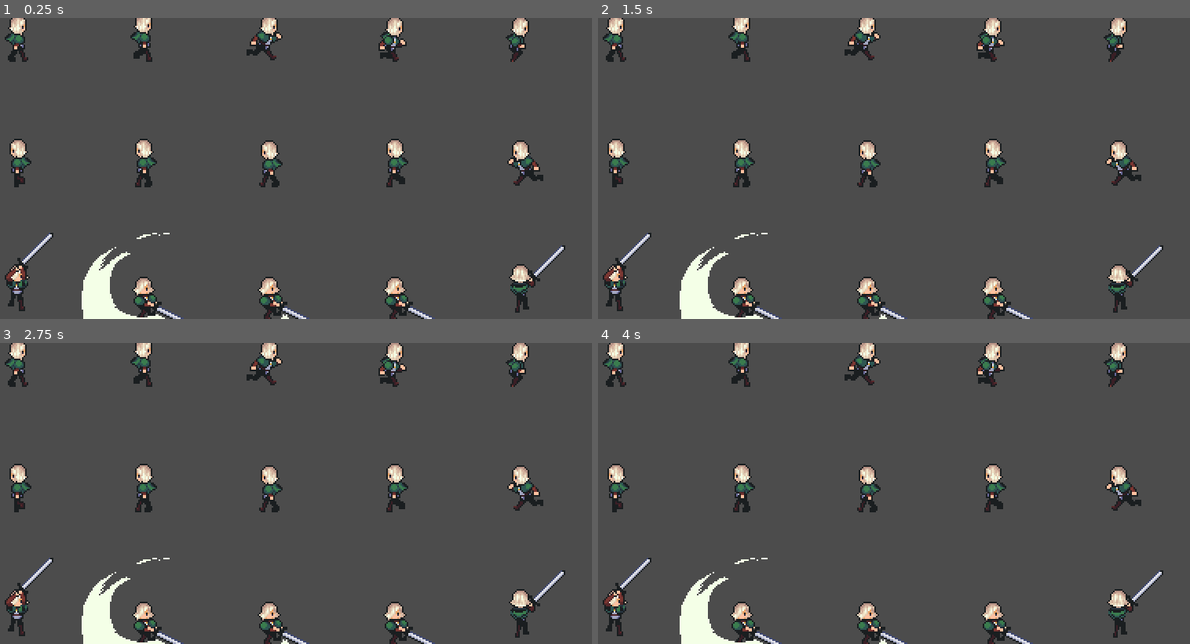
Above: before the commit, frames 1-4 (two rows, left to right).
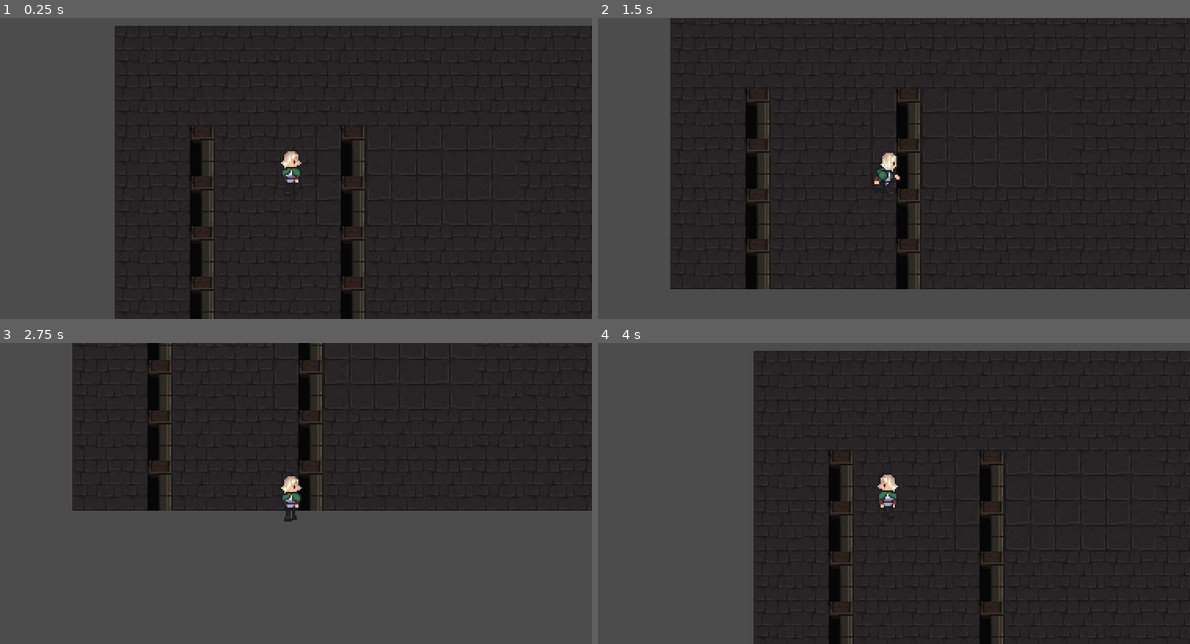
Above: after the commit, the same moments.

Repository: Danielfp1/ShadowMaze
Game: Godot game, scene res://scenes/Level1.tscn
Two runs of this game, one before a commit and one after it. Both use one fixed random seed, a clock stepped at 60 frames per second and the inputs below. Before the commit the project starts from res://Player.tscn.
Inputs:
- Up to frame 1 (0.25 s): no input
- Up to frame 2 (1.5 s): tap Enter at 0.5 s; hold Right (ui_right) 0.53-1.28 s; hold Down (ui_down) from 1.28 s (still down)
- Up to frame 3 (2.75 s): release Down (ui_down) at 2.03 s; hold Right (ui_right) from 2.03 s (still down)
- Up to frame 4 (4 s): tap Space at 2.75 s; release Right (ui_right) at 2.78 s; hold Up (ui_up) 2.78-3.53 s; hold Left (ui_left) from 3.53 s (still down)

The runs differ from the first frame. In frame 1, 78% of the frame differs, in the area x 0-100%, y 0-100%; in frame 2, 80%; in frame 3, 52%; in frame 4, 73%.

Commit message:
Adicionar protótipo do level 1

Diff:
--- a/project.godot
+++ b/project.godot
@@ -11,7 +11,7 @@
 [application]
 
 config/name="ShadowMaze"
-run/main_scene="res://Player.tscn"
+run/main_scene="res://scenes/Level1.tscn"
 config/icon="res://icon.png"
 
 [display]
--- /dev/null
+++ b/scenes/Level1.tscn
@@ -0,0 +1,288 @@
+[gd_scene load_steps=33 format=2]
+
+[ext_resource path="res://scenes/BaseTerrain_Level1.tscn" type="PackedScene" id=1]
+[ext_resource path="res://scenes/Player.tscn" type="PackedScene" id=2]
+[ext_resource path="res://scenes/Walls1_Level1.tscn" type="PackedScene" id=3]
+[ext_resource path="res://assets/Catacombs/mainlevbuild.png" type="Texture" id=4]
+
+[sub_resource type="ConvexPolygonShape2D" id=1]
+points = PoolVector2Array( 0, 0, 32, 0, 32, 32, 0, 32 )
+
+[sub_resource type="ConvexPolygonShape2D" id=3]
+points = PoolVector2Array( 0, 0, 32, 0, 32, 32, 0, 32 )
+
+[sub_resource type="ConvexPolygonShape2D" id=4]
+points = PoolVector2Array( 0, 0, 32, 0, 32, 32, 0, 32 )
+
+[sub_resource type="ConvexPolygonShape2D" id=6]
+points = PoolVector2Array( 0, 0, 32, 0, 32, 32, 0, 32 )
+
+[sub_resource type="ConvexPolygonShape2D" id=7]
+points = PoolVector2Array( 0, 0, 32, 0, 32, 32, 0, 32 )
+
+[sub_resource type="ConvexPolygonShape2D" id=8]
+points = PoolVector2Array( 0, 0, 32, 0, 32, 32, 0, 32 )
+
+[sub_resource type="ConvexPolygonShape2D" id=9]
+points = PoolVector2Array( 0, 0, 32, 0, 32, 32, 0, 32 )
+
+[sub_resource type="ConvexPolygonShape2D" id=10]
+points = PoolVector2Array( 0, 0, 32, 0, 32, 32, 0, 32 )
+
+[sub_resource type="ConvexPolygonShape2D" id=11]
+points = PoolVector2Array( 0, 0, 32, 0, 32, 32, 0, 32 )
+
+[sub_resource type="ConvexPolygonShape2D" id=12]
+points = PoolVector2Array( 0, 0, 32, 0, 32, 32, 0, 32 )
+
+[sub_resource type="ConvexPolygonShape2D" id=13]
+points = PoolVector2Array( 0, 0, 32, 0, 32, 32, 0, 32 )
+
+[sub_resource type="ConvexPolygonShape2D" id=14]
+points = PoolVector2Array( 0, 0, 32, 0, 32, 32, 0, 32 )
+
+[sub_resource type="ConvexPolygonShape2D" id=15]
+points = PoolVector2Array( 0, 0, 32, 0, 32, 32, 0, 32 )
+
+[sub_resource type="ConvexPolygonShape2D" id=16]
+points = PoolVector2Array( 0, 0, 32, 0, 32, 32, 0, 32 )
+
+[sub_resource type="ConvexPolygonShape2D" id=17]
+points = PoolVector2Array( 0, 0, 32, 0, 32, 32, 0, 32 )
+
+[sub_resource type="ConvexPolygonShape2D" id=18]
+points = PoolVector2Array( 0, 0, 32, 0, 32, 32, 0, 32 )
+
+[sub_resource type="ConvexPolygonShape2D" id=19]
+points = PoolVector2Array( 0, 0, 32, 0, 32, 32, 0, 32 )
+
+[sub_resource type="ConvexPolygonShape2D" id=20]
+points = PoolVector2Array( 0, 0, 32, 0, 32, 32, 0, 32 )
+
+[sub_resource type="ConvexPolygonShape2D" id=21]
+points = PoolVector2Array( 0, 0, 32, 0, 32, 32, 0, 32 )
+
+[sub_resource type="ConvexPolygonShape2D" id=22]
+points = PoolVector2Array( 0, 0, 32, 0, 32, 32, 0, 32 )
+
+[sub_resource type="ConvexPolygonShape2D" id=23]
+points = PoolVector2Array( 0, 0, 32, 0, 32, 32, 0, 32 )
+
+[sub_resource type="ConvexPolygonShape2D" id=24]
+points = PoolVector2Array( 0, 0, 32, 0, 32, 32, 0, 32 )
+
+[sub_resource type="ConvexPolygonShape2D" id=25]
+points = PoolVector2Array( 0, 0, 32, 0, 32, 32, 0, 32 )
+
+[sub_resource type="ConvexPolygonShape2D" id=26]
+points = PoolVector2Array( 0, 0, 32, 0, 32, 32, 0, 32 )
+
+[sub_resource type="ConvexPolygonShape2D" id=27]
+points = PoolVector2Array( 0, 0, 32, 0, 32, 32, 0, 32 )
+
+[sub_resource type="ConvexPolygonShape2D" id=28]
+points = PoolVector2Array( 0, 0, 32, 0, 32, 32, 0, 32 )
+
+[sub_resource type="ConvexPolygonShape2D" id=29]
+points = PoolVector2Array( 0, 0, 32, 0, 32, 32, 0, 32 )
+
+[sub_resource type="TileSet" id=30]
+resource_local_to_scene = true
+0/name = "mainlevbuild.png 0"
+0/texture = ExtResource( 4 )
+0/tex_offset = Vector2( 0, 0 )
+0/modulate = Color( 1, 1, 1, 1 )
+0/region = Rect2( 288, 32, 192, 160 )
+0/tile_mode = 1
+0/autotile/bitmask_mode = 1
+0/autotile/bitmask_flags = [ Vector2( 0, 0 ), 288, Vector2( 0, 1 ), 292, Vector2( 0, 2 ), 292, Vector2( 0, 3 ), 292, Vector2( 0, 4 ), 36, Vector2( 2, 0 ), 288, Vector2( 2, 1 ), 292, Vector2( 2, 2 ), 292, Vector2( 2, 3 ), 292, Vector2( 2, 4 ), 36, Vector2( 3, 0 ), 292, Vector2( 3, 1 ), 292, Vector2( 3, 2 ), 260, Vector2( 3, 3 ), 292, Vector2( 3, 4 ), 292, Vector2( 4, 2 ), 256, Vector2( 4, 3 ), 292, Vector2( 4, 4 ), 36, Vector2( 5, 0 ), 292, Vector2( 5, 1 ), 292, Vector2( 5, 2 ), 260, Vector2( 5, 3 ), 292, Vector2( 5, 4 ), 292 ]
+0/autotile/icon_coordinate = Vector2( 0, 0 )
+0/autotile/tile_size = Vector2( 32, 32 )
+0/autotile/spacing = 0
+0/autotile/occluder_map = [  ]
+0/autotile/navpoly_map = [  ]
+0/autotile/priority_map = [  ]
+0/autotile/z_index_map = [  ]
+0/occluder_offset = Vector2( 0, 0 )
+0/navigation_offset = Vector2( 0, 0 )
+0/shape_offset = Vector2( 0, 0 )
+0/shape_transform = Transform2D( 1, 0, 0, 1, 0, 0 )
+0/shape = SubResource( 1 )
+0/shape_one_way = false
+0/shape_one_way_margin = 1.0
+0/shapes = [ {
+"autotile_coord": Vector2( 0, 0 ),
+"one_way": false,
+"one_way_margin": 1.0,
+"shape": SubResource( 1 ),
+"shape_transform": Transform2D( 1, 0, 0, 1, 0, 0 )
+}, {
+"autotile_coord": Vector2( 2, 0 ),
+"one_way": false,
+"one_way_margin": 1.0,
+"shape": SubResource( 3 ),
+"shape_transform": Transform2D( 1, 0, 0, 1, 0, 0 )
+}, {
+"autotile_coord": Vector2( 3, 0 ),
+"one_way": false,
+"one_way_margin": 1.0,
+"shape": SubResource( 4 ),
+"shape_transform": Transform2D( 1, 0, 0, 1, 0, 0 )
+}, {
+"autotile_coord": Vector2( 5, 0 ),
+"one_way": false,
+"one_way_margin": 1.0,
+"shape": SubResource( 6 ),
+"shape_transform": Transform2D( 1, 0, 0, 1, 0, 0 )
+}, {
+"autotile_coord": Vector2( 0, 1 ),
+"one_way": false,
+"one_way_margin": 1.0,
+"shape": SubResource( 7 ),
+"shape_transform": Transform2D( 1, 0, 0, 1, 0, 0 )
+}, {
+"autotile_coord": Vector2( 0, 2 ),
+"one_way": false,
+"one_way_margin": 1.0,
+"shape": SubResource( 8 ),
+"shape_transform": Transform2D( 1, 0, 0, 1, 0, 0 )
+}, {
+"autotile_coord": Vector2( 0, 3 ),
+"one_way": false,
+"one_way_margin": 1.0,
+"shape": SubResource( 9 ),
+"shape_transform": Transform2D( 1, 0, 0, 1, 0, 0 )
+}, {
+"autotile_coord": Vector2( 0, 4 ),
+"one_way": false,
+"one_way_margin": 1.0,
+"shape": SubResource( 10 ),
+"shape_transform": Transform2D( 1, 0, 0, 1, 0, 0 )
+}, {
+"autotile_coord": Vector2( 0, 5 ),
+"one_way": false,
+"one_way_margin": 1.0,
+"shape": SubResource( 11 ),
+"shape_transform": Transform2D( 1, 0, 0, 1, 0, 0 )
+}, {
+"autotile_coord": Vector2( 2, 1 ),
+"one_way": false,
+"one_way_margin": 1.0,
+"shape": SubResource( 12 ),
+"shape_transform": Transform2D( 1, 0, 0, 1, 0, 0 )
+}, {
+"autotile_coord": Vector2( 2, 2 ),
+"one_way": false,
+"one_way_margin": 1.0,
+"shape": SubResource( 13 ),
+"shape_transform": Transform2D( 1, 0, 0, 1, 0, 0 )
+}, {
+"autotile_coord": Vector2( 2, 3 ),
+"one_way": false,
+"one_way_margin": 1.0,
+"shape": SubResource( 14 ),
+"shape_transform": Transform2D( 1, 0, 0, 1, 0, 0 )
+}, {
+"autotile_coord": Vector2( 2, 4 ),
+"one_way": false,
+"one_way_margin": 1.0,
+"shape": SubResource( 15 ),
+"shape_transform": Transform2D( 1, 0, 0, 1, 0, 0 )
+}, {
+"autotile_coord": Vector2( 2, 5 ),
+"one_way": false,
+"one_way_margin": 1.0,
+"shape": SubResource( 16 ),
+"shape_transform": Transform2D( 1, 0, 0, 1, 0, 0 )
+}, {
+"autotile_coord": Vector2( 3, 5 ),
+"one_way": false,
+"one_way_margin": 1.0,
+"shape": SubResource( 17 ),
+"shape_transform": Transform2D( 1, 0, 0, 1, 0, 0 )
+}, {
+"autotile_coord": Vector2( 3, 4 ),
+"one_way": false,
+"one_way_margin": 1.0,
+"shape": SubResource( 18 ),
+"shape_transform": Transform2D( 1, 0, 0, 1, 0, 0 )
+}, {
+"autotile_coord": Vector2( 3, 3 ),
+"one_way": false,
+"one_way_margin": 1.0,
+"shape": SubResource( 19 ),
+"shape_transform": Transform2D( 1, 0, 0, 1, 0, 0 )
+}, {
+"autotile_coord": Vector2( 3, 2 ),
+"one_way": false,
+"one_way_margin": 1.0,
+"shape": SubResource( 20 ),
+"shape_transform": Transform2D( 1, 0, 0, 1, 0, 0 )
+}, {
+"autotile_coord": Vector2( 3, 1 ),
+"one_way": false,
+"one_way_margin": 1.0,
+"shape": SubResource( 21 ),
+"shape_transform": Transform2D( 1, 0, 0, 1, 0, 0 )
+}, {
+"autotile_coord": Vector2( 5, 1 ),
+"one_way": false,
+"one_way_margin": 1.0,
+"shape": SubResource( 22 ),
+"shape_transform": Transform2D( 1, 0, 0, 1, 0, 0 )
+}, {
+"autotile_coord": Vector2( 5, 2 ),
+"one_way": false,
+"one_way_margin": 1.0,
+"shape": SubResource( 23 ),
+"shape_transform": Transform2D( 1, 0, 0, 1, 0, 0 )
+}, {
+"autotile_coord": Vector2( 5, 3 ),
+"one_way": false,
+"one_way_margin": 1.0,
+"shape": SubResource( 24 ),
+"shape_transform": Transform2D( 1, 0, 0, 1, 0, 0 )
+}, {
+"autotile_coord": Vector2( 5, 4 ),
+"one_way": false,
+"one_way_margin": 1.0,
+"shape": SubResource( 25 ),
+"shape_transform": Transform2D( 1, 0, 0, 1, 0, 0 )
+}, {
+"autotile_coord": Vector2( 5, 5 ),
+"one_way": false,
+"one_way_margin": 1.0,
+"shape": SubResource( 26 ),
+"shape_transform": Transform2D( 1, 0, 0, 1, 0, 0 )
+}, {
+"autotile_coord": Vector2( 4, 5 ),
+"one_way": false,
+"one_way_margin": 1.0,
+"shape": SubResource( 27 ),
+"shape_transform": Transform2D( 1, 0, 0, 1, 0, 0 )
+}, {
+"autotile_coord": Vector2( 4, 4 ),
+"one_way": false,
+"one_way_margin": 1.0,
+"shape": SubResource( 28 ),
+"shape_transform": Transform2D( 1, 0, 0, 1, 0, 0 )
+}, {
+"autotile_coord": Vector2( 4, 3 ),
+"one_way": false,
+"one_way_margin": 1.0,
+"shape": SubResource( 29 ),
+"shape_transform": Transform2D( 1, 0, 0, 1, 0, 0 )
+} ]
+0/z_index = 0
+
+[node name="Level1" type="Node2D"]
+
+[node name="Terrain" type="Node2D" parent="."]
+
+[node name="BaseTerrain_Lv1" parent="Terrain" instance=ExtResource( 1 )]
+
+[node name="Walls_Level1" parent="Terrain" instance=ExtResource( 3 )]
+tile_set = SubResource( 30 )
+tile_data = PoolIntArray( 131073, 0, 0, 131076, 0, 0, 196609, 0, 0, 196612, 0, 0, 262145, 0, 0, 262148, 0, 0, 327681, 0, 0, 327684, 0, 0 )
+
+[node name="Player" parent="." instance=ExtResource( 2 )]
--- a/scenes/Player.tscn
+++ b/scenes/Player.tscn
@@ -108,3 +108,7 @@
 visible = false
 position = Vector2( 95.5, 82 )
 shape = SubResource( 6 )
+
+[node name="Camera2D" type="Camera2D" parent="."]
+position = Vector2( 112, 91 )
+current = true
--- /dev/null
+++ b/scenes/Walls1_Level1.tscn
@@ -0,0 +1,278 @@
+[gd_scene load_steps=30 format=2]
+
+[ext_resource path="res://assets/Catacombs/mainlevbuild.png" type="Texture" id=1]
+
+[sub_resource type="ConvexPolygonShape2D" id=1]
+points = PoolVector2Array( 0, 0, 32, 0, 32, 32, 0, 32 )
+
+[sub_resource type="ConvexPolygonShape2D" id=3]
+points = PoolVector2Array( 0, 0, 32, 0, 32, 32, 0, 32 )
+
+[sub_resource type="ConvexPolygonShape2D" id=4]
+points = PoolVector2Array( 0, 0, 32, 0, 32, 32, 0, 32 )
+
+[sub_resource type="ConvexPolygonShape2D" id=6]
+points = PoolVector2Array( 0, 0, 32, 0, 32, 32, 0, 32 )
+
+[sub_resource type="ConvexPolygonShape2D" id=7]
+points = PoolVector2Array( 0, 0, 32, 0, 32, 32, 0, 32 )
+
+[sub_resource type="ConvexPolygonShape2D" id=8]
+points = PoolVector2Array( 0, 0, 32, 0, 32, 32, 0, 32 )
+
+[sub_resource type="ConvexPolygonShape2D" id=9]
+points = PoolVector2Array( 0, 0, 32, 0, 32, 32, 0, 32 )
+
+[sub_resource type="ConvexPolygonShape2D" id=10]
+points = PoolVector2Array( 0, 0, 32, 0, 32, 32, 0, 32 )
+
+[sub_resource type="ConvexPolygonShape2D" id=11]
+points = PoolVector2Array( 0, 0, 32, 0, 32, 32, 0, 32 )
+
+[sub_resource type="ConvexPolygonShape2D" id=12]
+points = PoolVector2Array( 0, 0, 32, 0, 32, 32, 0, 32 )
+
+[sub_resource type="ConvexPolygonShape2D" id=13]
+points = PoolVector2Array( 0, 0, 32, 0, 32, 32, 0, 32 )
+
+[sub_resource type="ConvexPolygonShape2D" id=14]
+points = PoolVector2Array( 0, 0, 32, 0, 32, 32, 0, 32 )
+
+[sub_resource type="ConvexPolygonShape2D" id=15]
+points = PoolVector2Array( 0, 0, 32, 0, 32, 32, 0, 32 )
+
+[sub_resource type="ConvexPolygonShape2D" id=16]
+points = PoolVector2Array( 0, 0, 32, 0, 32, 32, 0, 32 )
+
+[sub_resource type="ConvexPolygonShape2D" id=17]
+points = PoolVector2Array( 0, 0, 32, 0, 32, 32, 0, 32 )
+
+[sub_resource type="ConvexPolygonShape2D" id=18]
+points = PoolVector2Array( 0, 0, 32, 0, 32, 32, 0, 32 )
+
+[sub_resource type="ConvexPolygonShape2D" id=19]
+points = PoolVector2Array( 0, 0, 32, 0, 32, 32, 0, 32 )
+
+[sub_resource type="ConvexPolygonShape2D" id=20]
+points = PoolVector2Array( 0, 0, 32, 0, 32, 32, 0, 32 )
+
+[sub_resource type="ConvexPolygonShape2D" id=21]
+points = PoolVector2Array( 0, 0, 32, 0, 32, 32, 0, 32 )
+
+[sub_resource type="ConvexPolygonShape2D" id=22]
+points = PoolVector2Array( 0, 0, 32, 0, 32, 32, 0, 32 )
+
+[sub_resource type="ConvexPolygonShape2D" id=23]
+points = PoolVector2Array( 0, 0, 32, 0, 32, 32, 0, 32 )
+
+[sub_resource type="ConvexPolygonShape2D" id=24]
+points = PoolVector2Array( 0, 0, 32, 0, 32, 32, 0, 32 )
+
+[sub_resource type="ConvexPolygonShape2D" id=25]
+points = PoolVector2Array( 0, 0, 32, 0, 32, 32, 0, 32 )
+
+[sub_resource type="ConvexPolygonShape2D" id=26]
+points = PoolVector2Array( 0, 0, 32, 0, 32, 32, 0, 32 )
+
+[sub_resource type="ConvexPolygonShape2D" id=27]
+points = PoolVector2Array( 0, 0, 32, 0, 32, 32, 0, 32 )
+
+[sub_resource type="ConvexPolygonShape2D" id=28]
+points = PoolVector2Array( 0, 0, 32, 0, 32, 32, 0, 32 )
+
+[sub_resource type="ConvexPolygonShape2D" id=29]
+points = PoolVector2Array( 0, 0, 32, 0, 32, 32, 0, 32 )
+
+[sub_resource type="TileSet" id=30]
+resource_local_to_scene = true
+0/name = "mainlevbuild.png 0"
+0/texture = ExtResource( 1 )
+0/tex_offset = Vector2( 0, 0 )
+0/modulate = Color( 1, 1, 1, 1 )
+0/region = Rect2( 288, 32, 192, 160 )
+0/tile_mode = 1
+0/autotile/bitmask_mode = 1
+0/autotile/bitmask_flags = [ Vector2( 0, 0 ), 288, Vector2( 0, 1 ), 292, Vector2( 0, 2 ), 292, Vector2( 0, 3 ), 292, Vector2( 0, 4 ), 36, Vector2( 2, 0 ), 288, Vector2( 2, 1 ), 292, Vector2( 2, 2 ), 292, Vector2( 2, 3 ), 292, Vector2( 2, 4 ), 36, Vector2( 3, 0 ), 292, Vector2( 3, 1 ), 292, Vector2( 3, 2 ), 260, Vector2( 3, 3 ), 292, Vector2( 3, 4 ), 292, Vector2( 4, 2 ), 256, Vector2( 4, 3 ), 292, Vector2( 4, 4 ), 36, Vector2( 5, 0 ), 292, Vector2( 5, 1 ), 292, Vector2( 5, 2 ), 260, Vector2( 5, 3 ), 292, Vector2( 5, 4 ), 292 ]
+0/autotile/icon_coordinate = Vector2( 0, 0 )
+0/autotile/tile_size = Vector2( 32, 32 )
+0/autotile/spacing = 0
+0/autotile/occluder_map = [  ]
+0/autotile/navpoly_map = [  ]
+0/autotile/priority_map = [  ]
+0/autotile/z_index_map = [  ]
+0/occluder_offset = Vector2( 0, 0 )
+0/navigation_offset = Vector2( 0, 0 )
+0/shape_offset = Vector2( 0, 0 )
+0/shape_transform = Transform2D( 1, 0, 0, 1, 0, 0 )
+0/shape = SubResource( 1 )
+0/shape_one_way = false
+0/shape_one_way_margin = 1.0
+0/shapes = [ {
+"autotile_coord": Vector2( 0, 0 ),
+"one_way": false,
+"one_way_margin": 1.0,
+"shape": SubResource( 1 ),
+"shape_transform": Transform2D( 1, 0, 0, 1, 0, 0 )
+}, {
+"autotile_coord": Vector2( 2, 0 ),
+"one_way": false,
+"one_way_margin": 1.0,
+"shape": SubResource( 3 ),
+"shape_transform": Transform2D( 1, 0, 0, 1, 0, 0 )
+}, {
+"autotile_coord": Vector2( 3, 0 ),
+"one_way": false,
+"one_way_margin": 1.0,
+"shape": SubResource( 4 ),
+"shape_transform": Transform2D( 1, 0, 0, 1, 0, 0 )
+}, {
+"autotile_coord": Vector2( 5, 0 ),
+"one_way": false,
+"one_way_margin": 1.0,
+"shape": SubResource( 6 ),
+"shape_transform": Transform2D( 1, 0, 0, 1, 0, 0 )
+}, {
+"autotile_coord": Vector2( 0, 1 ),
+"one_way": false,
+"one_way_margin": 1.0,
+"shape": SubResource( 7 ),
+"shape_transform": Transform2D( 1, 0, 0, 1, 0, 0 )
+}, {
+"autotile_coord": Vector2( 0, 2 ),
+"one_way": false,
+"one_way_margin": 1.0,
+"shape": SubResource( 8 ),
+"shape_transform": Transform2D( 1, 0, 0, 1, 0, 0 )
+}, {
+"autotile_coord": Vector2( 0, 3 ),
+"one_way": false,
+"one_way_margin": 1.0,
+"shape": SubResource( 9 ),
+"shape_transform": Transform2D( 1, 0, 0, 1, 0, 0 )
+}, {
+"autotile_coord": Vector2( 0, 4 ),
+"one_way": false,
+"one_way_margin": 1.0,
+"shape": SubResource( 10 ),
+"shape_transform": Transform2D( 1, 0, 0, 1, 0, 0 )
+}, {
+"autotile_coord": Vector2( 0, 5 ),
+"one_way": false,
+"one_way_margin": 1.0,
+"shape": SubResource( 11 ),
+"shape_transform": Transform2D( 1, 0, 0, 1, 0, 0 )
+}, {
+"autotile_coord": Vector2( 2, 1 ),
+"one_way": false,
+"one_way_margin": 1.0,
+"shape": SubResource( 12 ),
+"shape_transform": Transform2D( 1, 0, 0, 1, 0, 0 )
+}, {
+"autotile_coord": Vector2( 2, 2 ),
+"one_way": false,
+"one_way_margin": 1.0,
+"shape": SubResource( 13 ),
+"shape_transform": Transform2D( 1, 0, 0, 1, 0, 0 )
+}, {
+"autotile_coord": Vector2( 2, 3 ),
+"one_way": false,
+"one_way_margin": 1.0,
+"shape": SubResource( 14 ),
+"shape_transform": Transform2D( 1, 0, 0, 1, 0, 0 )
+}, {
+"autotile_coord": Vector2( 2, 4 ),
+"one_way": false,
+"one_way_margin": 1.0,
+"shape": SubResource( 15 ),
+"shape_transform": Transform2D( 1, 0, 0, 1, 0, 0 )
+}, {
+"autotile_coord": Vector2( 2, 5 ),
+"one_way": false,
+"one_way_margin": 1.0,
+"shape": SubResource( 16 ),
+"shape_transform": Transform2D( 1, 0, 0, 1, 0, 0 )
+}, {
+"autotile_coord": Vector2( 3, 5 ),
+"one_way": false,
+"one_way_margin": 1.0,
+"shape": SubResource( 17 ),
+"shape_transform": Transform2D( 1, 0, 0, 1, 0, 0 )
+}, {
+"autotile_coord": Vector2( 3, 4 ),
+"one_way": false,
+"one_way_margin": 1.0,
+"shape": SubResource( 18 ),
+"shape_transform": Transform2D( 1, 0, 0, 1, 0, 0 )
+}, {
+"autotile_coord": Vector2( 3, 3 ),
+"one_way": false,
+"one_way_margin": 1.0,
+"shape": SubResource( 19 ),
+"shape_transform": Transform2D( 1, 0, 0, 1, 0, 0 )
+}, {
+"autotile_coord": Vector2( 3, 2 ),
+"one_way": false,
+"one_way_margin": 1.0,
+"shape": SubResource( 20 ),
+"shape_transform": Transform2D( 1, 0, 0, 1, 0, 0 )
+}, {
+"autotile_coord": Vector2( 3, 1 ),
+"one_way": false,
+"one_way_margin": 1.0,
+"shape": SubResource( 21 ),
+"shape_transform": Transform2D( 1, 0, 0, 1, 0, 0 )
+}, {
+"autotile_coord": Vector2( 5, 1 ),
+"one_way": false,
+"one_way_margin": 1.0,
+"shape": SubResource( 22 ),
+"shape_transform": Transform2D( 1, 0, 0, 1, 0, 0 )
+}, {
+"autotile_coord": Vector2( 5, 2 ),
+"one_way": false,
+"one_way_margin": 1.0,
+"shape": SubResource( 23 ),
+"shape_transform": Transform2D( 1, 0, 0, 1, 0, 0 )
+}, {
+"autotile_coord": Vector2( 5, 3 ),
+"one_way": false,
+"one_way_margin": 1.0,
+"shape": SubResource( 24 ),
+"shape_transform": Transform2D( 1, 0, 0, 1, 0, 0 )
+}, {
+"autotile_coord": Vector2( 5, 4 ),
+"one_way": false,
+"one_way_margin": 1.0,
+"shape": SubResource( 25 ),
+"shape_transform": Transform2D( 1, 0, 0, 1, 0, 0 )
+}, {
+"autotile_coord": Vector2( 5, 5 ),
+"one_way": false,
+"one_way_margin": 1.0,
+"shape": SubResource( 26 ),
+"shape_transform": Transform2D( 1, 0, 0, 1, 0, 0 )
+}, {
+"autotile_coord": Vector2( 4, 5 ),
+"one_way": false,
+"one_way_margin": 1.0,
+"shape": SubResource( 27 ),
+"shape_transform": Transform2D( 1, 0, 0, 1, 0, 0 )
+}, {
+"autotile_coord": Vector2( 4, 4 ),
+"one_way": false,
+"one_way_margin": 1.0,
+"shape": SubResource( 28 ),
+"shape_transform": Transform2D( 1, 0, 0, 1, 0, 0 )
+}, {
+"autotile_coord": Vector2( 4, 3 ),
+"one_way": false,
+"one_way_margin": 1.0,
+"shape": SubResource( 29 ),
+"shape_transform": Transform2D( 1, 0, 0, 1, 0, 0 )
+} ]
+0/z_index = 0
+
+[node name="Walls_Level1" type="TileMap"]
+tile_set = SubResource( 30 )
+cell_size = Vector2( 32, 32 )
+format = 1
Renamed: scenes/TileMap.tscn -> scenes/BaseTerrain_Level1.tscn
